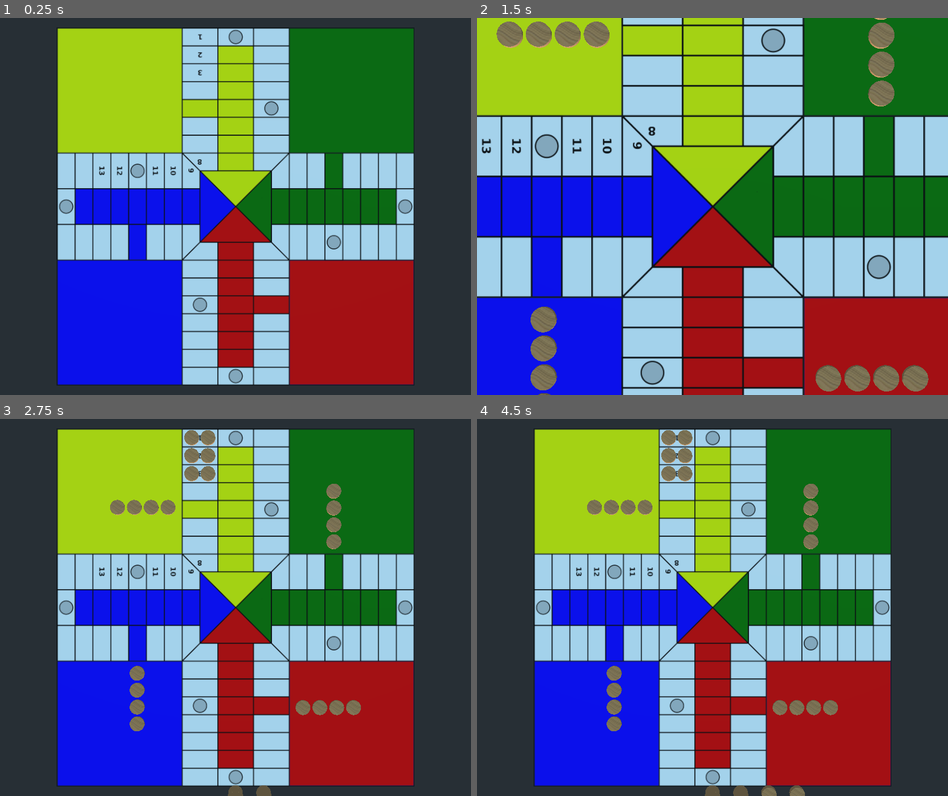
Above: before the commit, frames 1-4 (two rows, left to right).
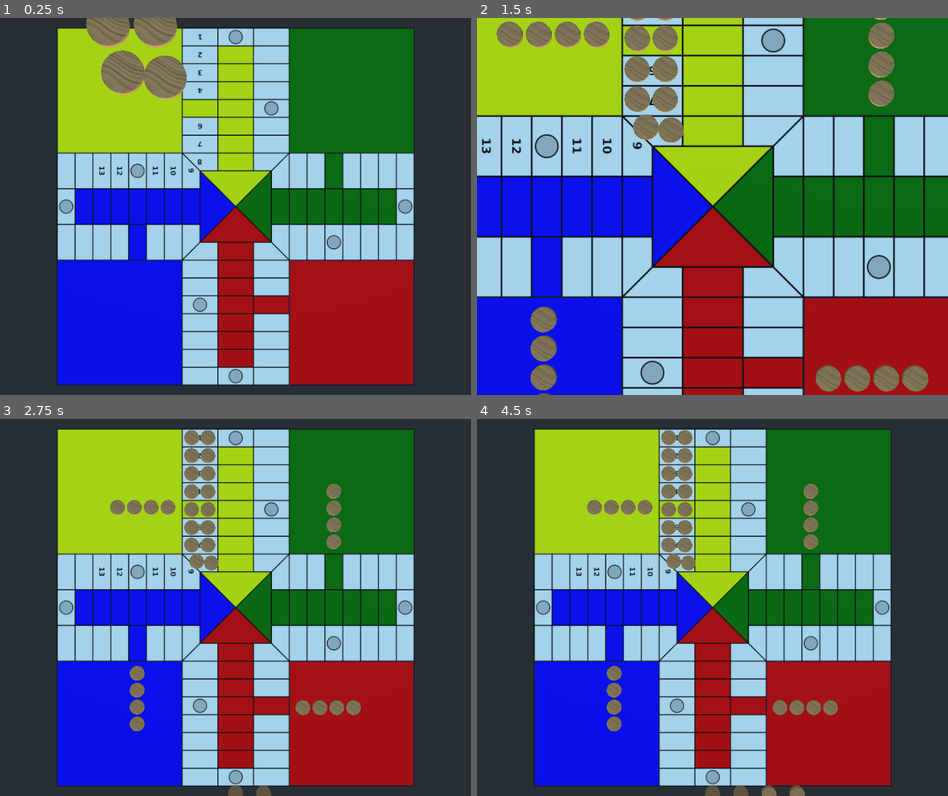
Above: after the commit, the same moments.

Repository: turulomio/gdparchis
Game: Godot game, scene res://scenes/Game4.tscn
Two runs of this game, one before a commit and one after it. Both use one fixed random seed, a clock stepped at 60 frames per second and the inputs below.
Inputs (mouse positions are in pixels of both pictures, inside the frame that each line leads up to):
- Up to frame 1 (0.25 s): no input
- Up to frame 2 (1.5 s): move the mouse to (816, 187) at 0.52 s; click (816, 187) at 0.6 s; move the mouse to (618, 225) at 1.27 s; tap Z (zoom_in) at 1.35 s
- Up to frame 3 (2.75 s): tap Enter at 2 s; move the mouse to (282, 524) at 2.02 s; tap A (zoom_out) at 2.1 s
- Up to frame 4 (4.5 s): tap Space at 2.75, 4.25 s; move the mouse to (688, 682) at 2.77 s; click (688, 682) at 2.85 s; tap Enter at 3.5 s; move the mouse to (853, 664) at 3.52 s; tap Z (zoom_in) at 3.6 s; move the mouse to (571, 550) at 4.27 s; tap A (zoom_out) at 4.35 s

The runs differ from the first frame. In frame 1, 2.9% of the frame differs, in the area x 18-43%, y 0-35%; in frame 2, 2.4%; in frame 3, 1.0%; in frame 4, 1.0%.

Commit message:
Improving svg and piece positions

Diff:
--- a/images/parchis4.svg
+++ b/images/parchis4.svg
@@ -25,13 +25,13 @@
      showgrid="false"
      units="cm"
      inkscape:zoom="0.66"
-     inkscape:cx="1821.9697"
-     inkscape:cy="1395.4545"
-     inkscape:window-width="1714"
-     inkscape:window-height="995"
-     inkscape:window-x="38"
-     inkscape:window-y="8"
-     inkscape:window-maximized="0"
+     inkscape:cx="1400.7576"
+     inkscape:cy="789.39394"
+     inkscape:window-width="1920"
+     inkscape:window-height="1003"
+     inkscape:window-x="0"
+     inkscape:window-y="0"
+     inkscape:window-maximized="1"
      inkscape:current-layer="layer1"
      inkscape:lockguides="true" />
   <defs
@@ -90,6 +90,24 @@
        width="261.19257"
        height="99.591614"
        id="rect208240-7-6-1-8-7-5-3" />
+    <rect
+       x="-396.71198"
+       y="307.9183"
+       width="261.19257"
+       height="99.591614"
+       id="rect208240-7-6-3" />
+    <rect
+       x="-396.71198"
+       y="307.9183"
+       width="261.19257"
+       height="99.591614"
+       id="rect208240-7-6-3-0" />
+    <rect
+       x="-396.71198"
+       y="307.9183"
+       width="261.19257"
+       height="99.591614"
+       id="rect208240-7-6-3-0-7" />
   </defs>
   <g
      inkscape:label="Capa 1"
@@ -221,7 +239,7 @@
        style="font-style:normal;font-variant:normal;font-weight:bold;font-stretch:normal;font-size:46.6667px;line-heigh …(303 unchanged characters)…
          x="-396.71289"
          y="349.20706"
-         id="tspan747">13</tspan></text>
+         id="tspan17370">13</tspan></text>
     <path
        style="fill:#0000ff;fill-opacity:1;stroke:#000000;stroke-width:1.773;stroke-linejoin:miter;stroke-miterlimit:4;stroke-dashoffset:0;stroke-opacity:1"
        d="m 95.12048,346.41136 v -62.8227 H 63.709193 v 62.8227 z"
@@ -261,7 +279,7 @@
        style="font-style:normal;font-variant:normal;font-weight:bold;font-stretch:normal;font-size:46.6667px;line-heigh …(301 unchanged characters)…
          x="-396.71289"
          y="349.20706"
-         id="tspan749">11</tspan></text>
+         id="tspan17372">11</tspan></text>
     <path
        style="fill:#0000ff;fill-opacity:1;stroke:#000000;stroke-width:1.773;stroke-linejoin:miter;stroke-miterlimit:4;stroke-dashoffset:0;stroke-opacity:1"
        d="m 189.35447,346.41136 v -62.8227 h -31.41129 v 62.8227 z"
@@ -282,7 +300,7 @@
        style="font-style:normal;font-variant:normal;font-weight:bold;font-stretch:normal;font-size:46.6667px;line-heigh …(299 unchanged characters)…
          x="-396.71289"
          y="349.20706"
-         id="tspan751">10</tspan></text>
+         id="tspan17374">10</tspan></text>
     <path
        style="fill:#0000ff;fill-opacity:1;stroke:#000000;stroke-width:1.773;stroke-linejoin:miter;stroke-miterlimit:4;stroke-dashoffset:0;stroke-opacity:1"
        d="m 220.76575,346.41136 v -62.8227 h -31.41128 v 62.8227 z"
@@ -341,7 +359,7 @@
        style="font-style:normal;font-variant:normal;font-weight:bold;font-stretch:normal;font-size:46.6667px;line-heigh …(293 unchanged characters)…
          x="-396.71289"
          y="349.20706"
-         id="tspan753">3</tspan></text>
+         id="tspan17376">3</tspan></text>
     <path
        style="fill:#ffff00;fill-opacity:1;stroke:#000000;stroke-width:1.773;stroke-linejoin:miter;stroke-miterlimit:4;stroke-dashoffset:0;stroke-opacity:1"
        d="m 346.41134,95.12068 h -62.8227 V 63.709393 h 62.8227 z"
@@ -370,6 +388,14 @@
        style="fill:#ffffff;fill-opacity:1;stroke:#000000;stroke-width:1.773;stroke-linejoin:miter;stroke-miterlimit:4;stroke-dashoffset:0;stroke-opacity:1"
        d="M 283.58864,189.35467 H 220.7659 v -31.41129 h 62.82274 z"
        id="rect5265-3-2-5" />
+    <text
+       xml:space="preserve"
+       transform="matrix(-0.26458333,0,0,-0.26458333,151.5605,261.55486)"
+       id="text208238-5-2-6-9"
+       style="font-style:normal;font-variant:normal;font-weight:bold;font-stretch:normal;font-size:46.6667px;line-height:1.25;font-family:'DejaVu Sans';-inkscape-font-specification:'DejaVu Sans, Bold';font-variant-ligatures:normal;font-variant-caps:normal;font-variant-numeric:normal;font-variant-east-asian:normal;white-space:pre;shape-inside:url(#rect208240-7-6-3-0);fill:#000000;fill-opacity:1;stroke:none"><tspan
+         x="-396.71289"
+         y="349.20706"
+         id="tspan17378">6</tspan></text>
     <path
        style="fill:#ffff00;fill-opacity:1;stroke:#000000;stroke-width:1.773;stroke-linejoin:miter;stroke-miterlimit:4;stroke-dashoffset:0;stroke-opacity:1"
        d="m 346.41134,189.35467 h -62.8227 v -31.41129 h 62.8227 z"
@@ -382,6 +408,14 @@
        style="fill:#ffffff;fill-opacity:1;stroke:#000000;stroke-width:1.773;stroke-linejoin:miter;stroke-miterlimit:4;stroke-dashoffset:0;stroke-opacity:1"
        d="M 283.58864,220.76595 H 220.7659 v -31.41128 h 62.82274 z"
        id="rect5265-2-0-8" />
+    <text
+       xml:space="preserve"
+       transform="matrix(-0.26458333,0,0,-0.26458333,151.43088,292.95409)"
+       id="text208238-5-2-6-9-7"
+       style="font-style:normal;font-variant:normal;font-weight:bold;font-stretch:normal;font-size:46.6667px;line-height:1.25;font-family:'DejaVu Sans';-inkscape-font-specification:'DejaVu Sans, Bold';font-variant-ligatures:normal;font-variant-caps:normal;font-variant-numeric:normal;font-variant-east-asian:normal;white-space:pre;shape-inside:url(#rect208240-7-6-3-0-7);fill:#000000;fill-opacity:1;stroke:none"><tspan
+         x="-396.71289"
+         y="349.20706"
+         id="tspan17380">7</tspan></text>
     <path
        style="fill:#ffff00;fill-opacity:1;stroke:#000000;stroke-width:1.773;stroke-linejoin:miter;stroke-miterlimit:4;stroke-dashoffset:0;stroke-opacity:1"
        d="m 346.41134,220.76595 h -62.8227 v -31.41128 h 62.8227 z"
@@ -402,7 +436,7 @@
        style="font-style:normal;font-variant:normal;font-weight:bold;font-stretch:normal;font-size:46.6667px;line-heigh …(295 unchanged characters)…
          x="-396.71289"
          y="349.20706"
-         id="tspan755">8</tspan></text>
+         id="tspan17382">8</tspan></text>
     <text
        xml:space="preserve"
        transform="matrix(0,0.26458333,-0.26458333,0,324.37737,352.29381)"
@@ -410,7 +444,7 @@
        style="font-style:normal;font-variant:normal;font-weight:bold;font-stretch:normal;font-size:46.6667px;line-heigh …(297 unchanged characters)…
          x="-396.71289"
          y="349.20706"
-         id="tspan757">9</tspan></text>
+         id="tspan17384">9</tspan></text>
     <path
        style="fill:#ffff00;fill-opacity:1;stroke:#000000;stroke-width:1.773;stroke-linejoin:miter;stroke-miterlimit:4;stroke-dashoffset:0;stroke-opacity:1"
        d="m 346.41134,252.17733 h -62.8227 v -31.41138 h 62.8227 z"
@@ -715,12 +749,20 @@
        id="rect5265-5-1-49-3-9" />
     <text
        xml:space="preserve"
+       transform="matrix(-0.26458333,0,0,-0.26458333,151.50325,198.72022)"
+       id="text208238-5-2-6"
+       style="font-style:normal;font-variant:normal;font-weight:bold;font-stretch:normal;font-size:46.6667px;line-height:1.25;font-family:'DejaVu Sans';-inkscape-font-specification:'DejaVu Sans, Bold';font-variant-ligatures:normal;font-variant-caps:normal;font-variant-numeric:normal;font-variant-east-asian:normal;white-space:pre;shape-inside:url(#rect208240-7-6-3);fill:#000000;fill-opacity:1;stroke:none"><tspan
+         x="-396.71289"
+         y="349.20706"
+         id="tspan17386">4</tspan></text>
+    <text
+       xml:space="preserve"
        transform="matrix(-0.26458333,0,0,-0.26458333,151.78058,104.4862)"
        id="text208238"
        style="font-style:normal;font-variant:normal;font-weight:bold;font-stretch:normal;font-size:46.6667px;line-heigh …(289 unchanged characters)…
          x="-396.71289"
          y="349.20706"
-         id="tspan759">1</tspan></text>
+         id="tspan17388">1</tspan></text>
     <text
        xml:space="preserve"
        transform="matrix(-0.26458333,0,0,-0.26458333,151.46104,135.81609)"
@@ -728,7 +770,7 @@
        style="font-style:normal;font-variant:normal;font-weight:bold;font-stretch:normal;font-size:46.6667px;line-heigh …(291 unchanged characters)…
          x="-396.71289"
          y="349.20706"
-         id="tspan761">2</tspan></text>
+         id="tspan17390">2</tspan></text>
     <path
        style="display:inline;fill:#ffffff;fill-opacity:1;stroke:#000000;stroke-width:1.773;stroke-linejoin:miter;stroke-miterlimit:4;stroke-dashoffset:0;stroke-opacity:1"
        d="M 126.53176,283.58866 V 220.76594 H 95.12048 v 62.82272 z"
@@ -740,7 +782,7 @@
        style="font-style:normal;font-variant:normal;font-weight:bold;font-stretch:normal;font-size:46.6667px;line-heigh …(301 unchanged characters)…
          x="-396.71289"
          y="349.20706"
-         id="tspan763">12</tspan></text>
+         id="tspan17392">12</tspan></text>
     <path
        style="fill:#ff0000;stroke-width:1.51515"
        d="m 1550.7576,1962.1212 v -411.3636 h 411.3636 411.3636 v 411.3636 411.3636 h -411.3636 -411.3636 z"
--- a/scenes/Globals.gd
+++ b/scenes/Globals.gd
@@ -25,6 +25,16 @@
 			return [Vector3(-4.9,h,-27.0), Vector3(-7.8,h,-27.0)][square_position]
 		3:
 			return [Vector3(-4.9,h,-23.8), Vector3(-7.8,h,-23.8)][square_position]
+		4:
+			return [Vector3(-4.9,h,-20.6), Vector3(-7.8,h,-20.6)][square_position]
+		5:
+			return [Vector3(-4.9,h,-17.4), Vector3(-7.8,h,-17.4)][square_position]
+		6:
+			return [Vector3(-4.9,h,-14.2), Vector3(-7.8,h,-14.2)][square_position]
+		7:
+			return [Vector3(-4.9,h,-11.1), Vector3(-7.8,h,-11.1)][square_position]
+		8:
+			return [Vector3(-4.3,h,-7.9), Vector3(-6.9,h,-8.2)][square_position]
 		101:
 			return [Vector3(-21,h,-21+3.2), Vector3(-21+3,h,-21+3.2),Vector3(-21+6,h,-21+3.2),Vector3(-21+9,h,-21+3.2)][square_position]
 		102:
Binary file changed: images/parchis4.png
